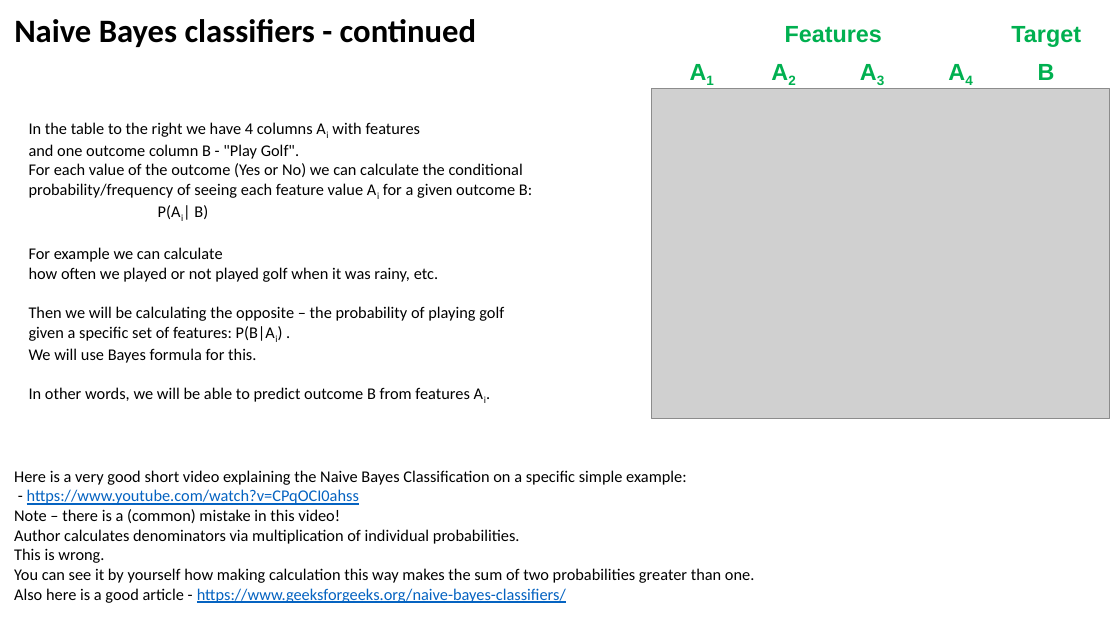
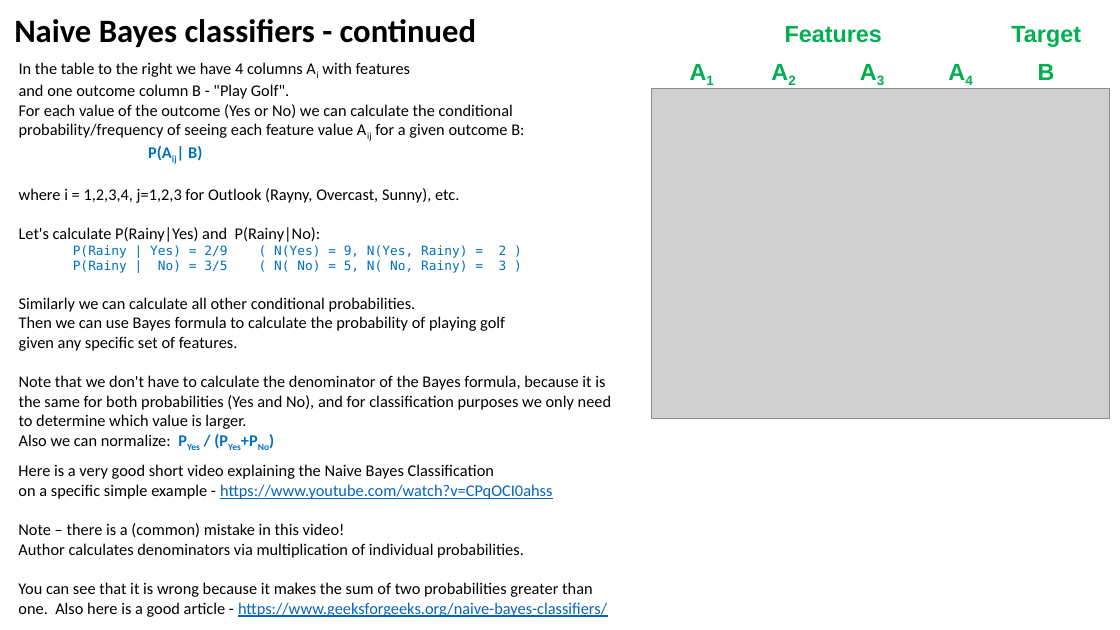
Before and after one commit to lselector/ml_ai_doc, a slide deck: slide 7 of Bayes_Bayesian.pptx. Drawn at 1120x630 pixels with LibreOffice and Linux fonts; fonts in the diff are those of the drawing; grey boxes stand for pictures. Boxes give left, top, right and bottom in pixels: in the first picture for what was removed or moved away, otherwise in the second. Text is boxed around its words. In the diff, an @@ line names an element or a change of style, - is before the commit and + after.

```diff
--- a/Bayes_Bayesian.pptx
+++ b/Bayes_Bayesian.pptx
@@ text "In the table to the ...": place and size @@
-text "In the table to the ..." at box(29, 122, 532, 402)
+text "In the table to the ..." at box(19, 62, 611, 446)
@@ text at box(19, 104, 611, 446): text changed @@
-For each value of the outcome (Yes or No) we can calculate the conditional probability/frequency of seeing each feature value Ai for a given outcome B:
-P(Ai| B)
-For example we can calculate
-how often we played or not played golf when it was rainy, etc.
-Then we will be calculating the opposite – the probability of playing golf
-given a specific set of features: P(B|Ai) .
-We will use Bayes formula for this.
-In other words, we will be able to predict outcome B from features Ai.
+For each value of the outcome (Yes or No) we can calculate the conditional probability/frequency of seeing each feature value Aij for a given outcome B:
+P(Aij| B)
+where i = 1,2,3,4, j=1,2,3 for Outlook (Rayny, Overcast, Sunny), etc.
+Let's calculate P(Rainy|Yes) and P(Rainy|No):
+P(Rainy | Yes) = 2/9 ( N(Yes) = 9, N(Yes, Rainy) = 2 )
+P(Rainy | No) = 3/5 ( N( No) = 5, N( No, Rainy) = 3 )
+Similarly we can calculate all other conditional probabilities.
+Then we can use Bayes formula to calculate the probability of playing golf
+given any specific set of features.
+Note that we don't have to calculate the denominator of the Bayes formula, because it is the same for both probabilities (Yes and No), and for classification purposes we only need to determine which value is larger.
+Also we can normalize: PYes / (PYes+PNo)
@@ text at box(18, 464, 552, 499): text changed @@
-Here is a very good short video explaining the Naive Bayes Classification on a specific simple example:
-- https://www.youtube.com/watch?v=CPqOCI0ahss
+Here is a very good short video explaining the Naive Bayes Classification
+on a specific simple example - https://www.youtube.com/watch?v=CPqOCI0ahss
@@ text at box(18, 582, 607, 617): text changed @@
-This is wrong.
-You can see it by yourself how making calculation this way makes the sum of two probabilities greater than one.
-Also here is a good article - https://www.geeksforgeeks.org/naive-bayes-classifiers/
+You can see that it is wrong because it makes the sum of two probabilities greater than one. Also here is a good article - https://www.geeksforgeeks.org/naive-bayes-classifiers/
```
Also in this commit, not shown: 1 other slide changed.
